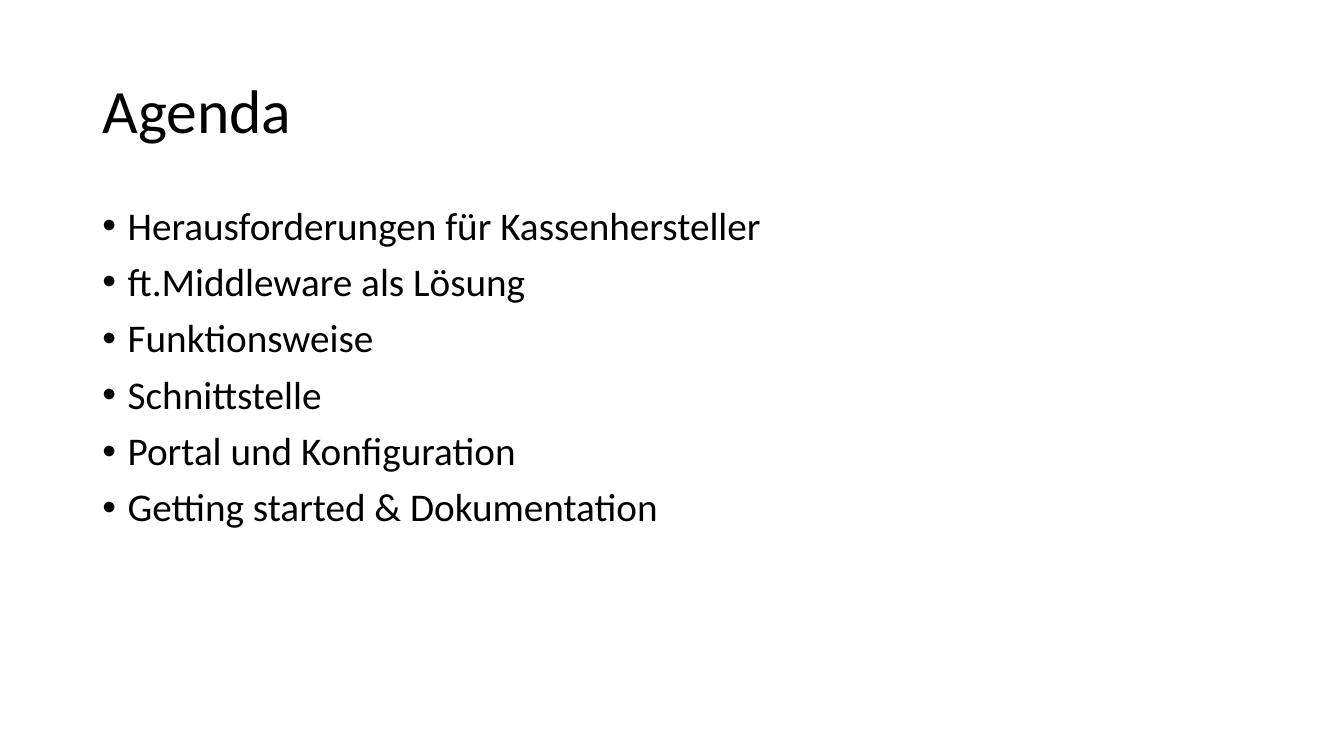
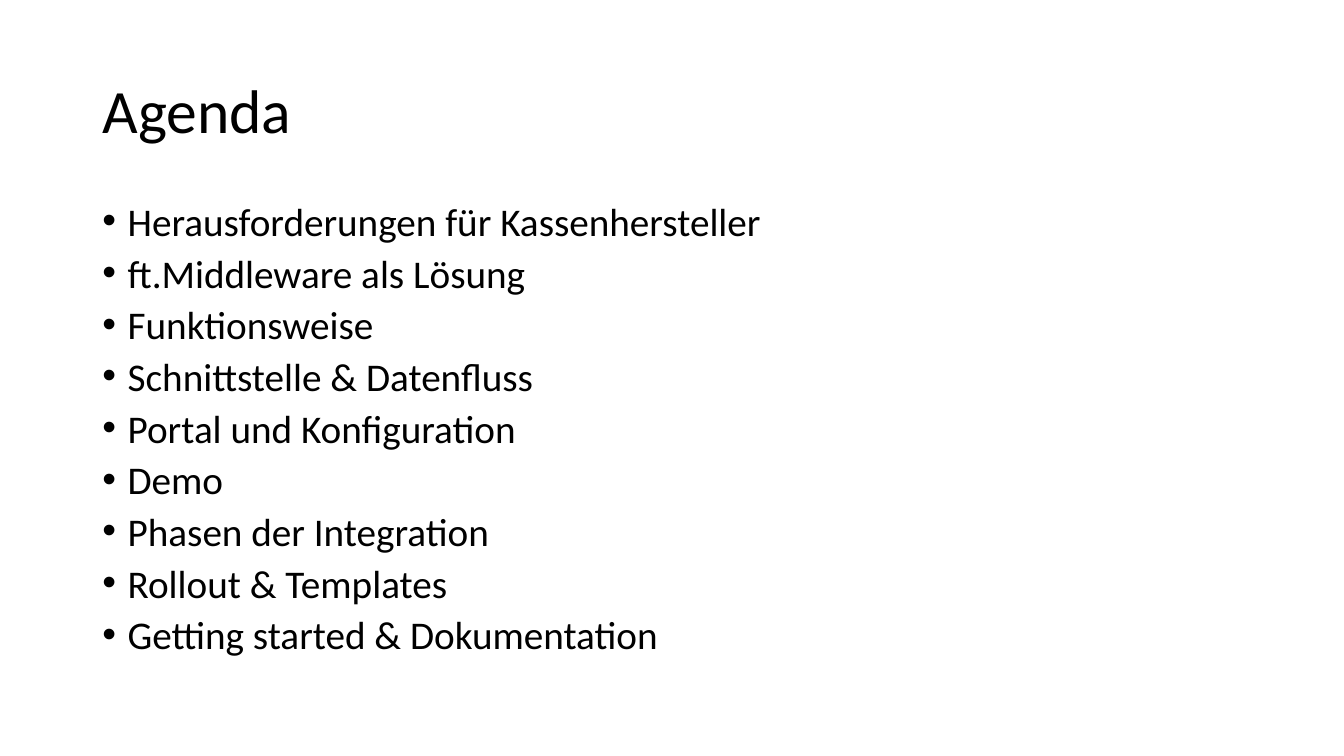
Before and after one commit to fiskaltrust/productdescription-de-doc, a slide deck: slide 2 of for-poscreators/presentation/onboarding_de.pptx. Drawn at 1344x756 pixels with LibreOffice and Linux fonts; fonts in the diff are those of the drawing. Boxes give left, top, right and bottom in pixels: in the first picture for what was removed or moved away, otherwise in the second. Text is boxed around its words. In the diff, an @@ line names an element or a change of style, - is before the commit and + after.

```diff
--- a/for-poscreators/presentation/onboarding_de.pptx
+++ b/for-poscreators/presentation/onboarding_de.pptx
@@ text at [128,208,760,656]: line spacing 0.9 to 0.8 @@
@@ text at [128,363,533,392]: text changed @@
-• Schnittstelle
+• Schnittstelle & Datenfluss
@@ text at [128,469,489,605]: paragraphs added @@
+• Demo
+• Phasen der Integration
+• Rollout & Templates
```
Also in this commit, not shown: 7 other slides changed, 9 slides added, 9 other files.
